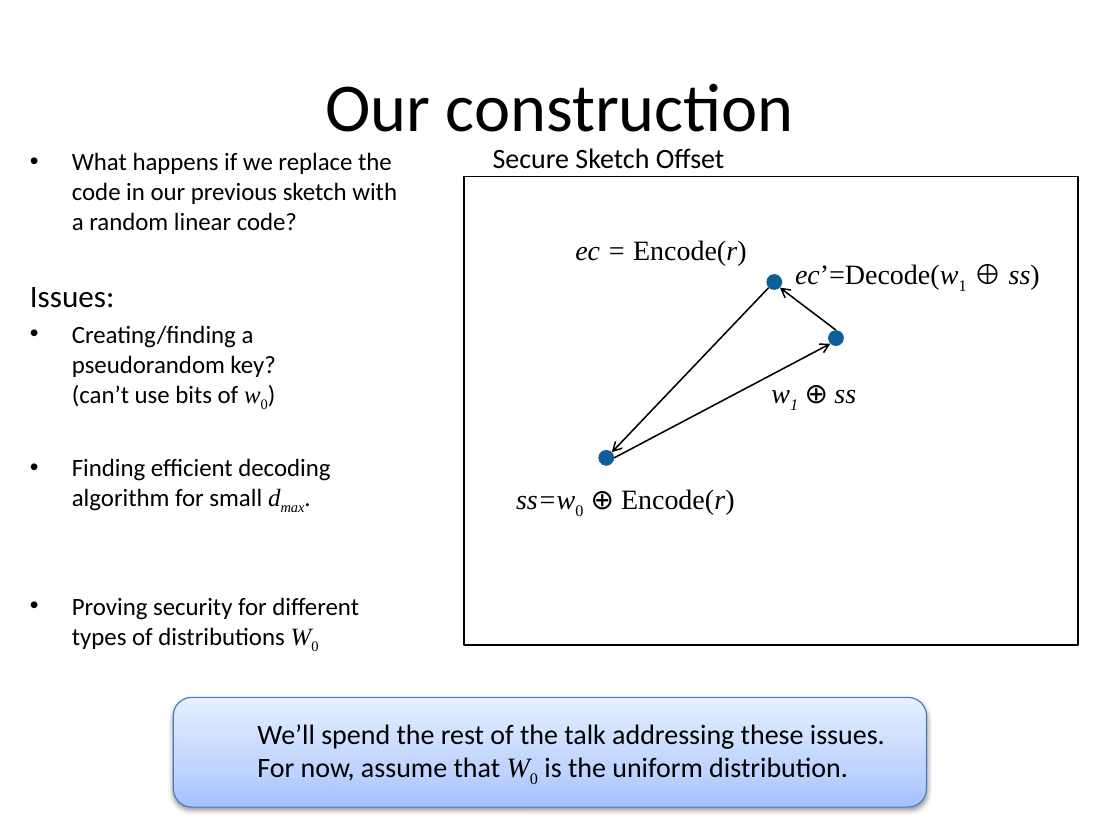
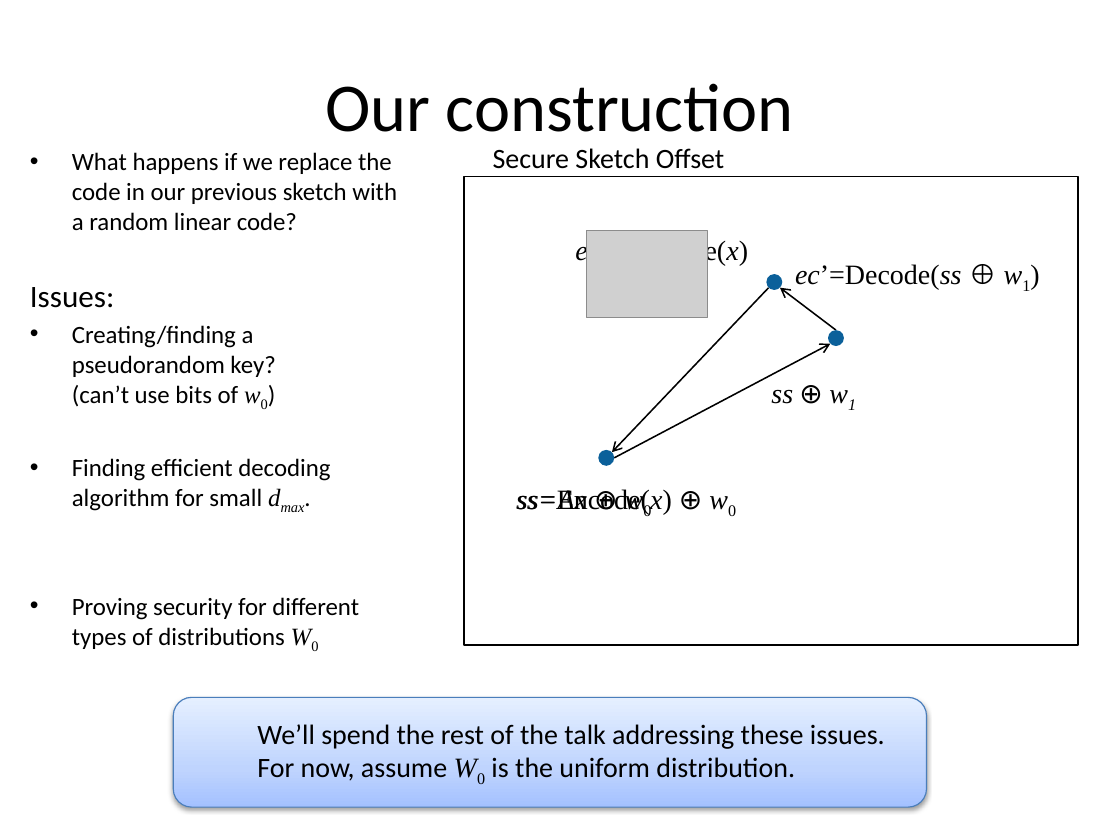
Before and after one commit to xianruimeng/comp-fuzzy-ext, a slide deck: slide 18 of ComputationalFuzzyExtractors.pptx. Drawn at 1120x840 pixels with LibreOffice and Linux fonts; fonts in the diff are those of the drawing; grey boxes stand for pictures. Boxes give left, top, right and bottom in pixels: in the first picture for what was removed or moved away, otherwise in the second. Text is boxed around its words. In the diff, an @@ line names an element or a change of style, - is before the commit and + after.

```diff
--- a/ComputationalFuzzyExtractors.pptx
+++ b/ComputationalFuzzyExtractors.pptx
@@ text at (575,239,748,266): text changed @@
-ec = Encode(r)
+ec = Encode(x)
@@ picture added at (587,231,708,317) @@
@@ text at (795,264,962,289): text changed @@
-ec’=Decode(w1 ⊕ ss)
+ec’=Decode(ss ⊕ w1)
@@ text at (771,390,793,404): text changed @@
-w1 ⊕ ss
+ss ⊕ w1
@@ text at (516,489,672,514): text changed @@
-ss=w0 ⊕ Encode(r)
+ss=Encode(x) ⊕ w0
@@ text added at (517,490,587,510), 18 pt, text #000000, italic @@
+ss=Ax ⊕ w0
@@ text in rounded rectangle at (257,724,885,781): text changed @@
-  We’ll spend the rest of the talk addressing these issues.
-  For now, assume that W0 is the uniform distribution.
+  We’ll spend the rest of the talk addressing these issues.
+  For now, assume W0 is the uniform distribution.
```
Also in this commit, not shown: 13 other slides changed.
